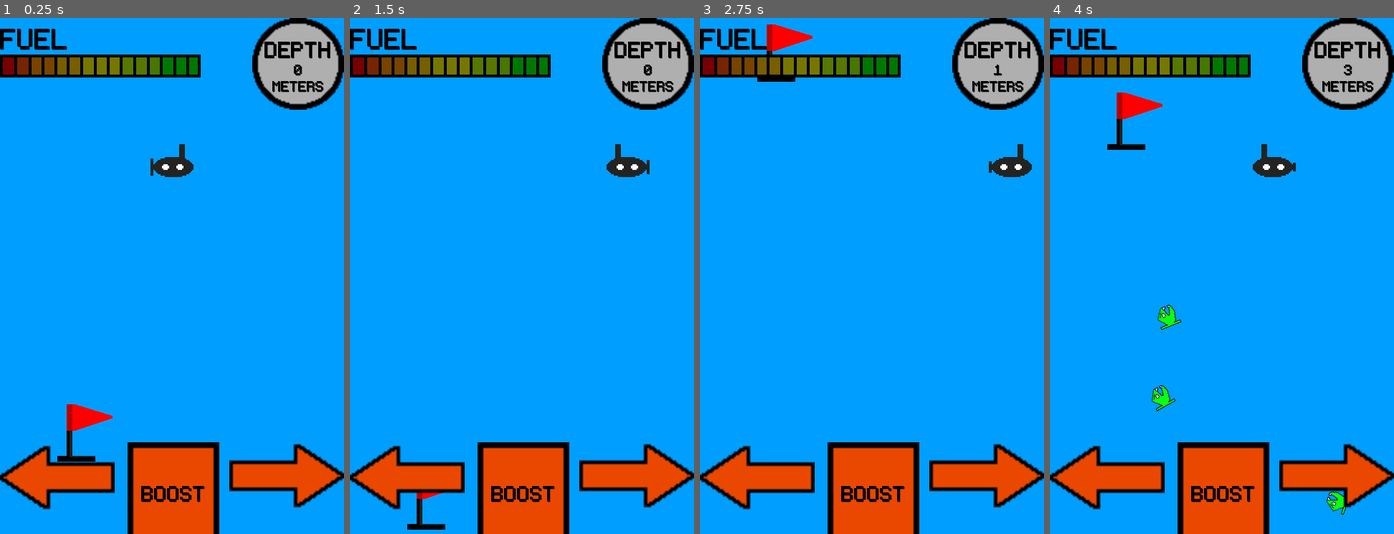
Above: before the commit, frames 1-4 (left to right).
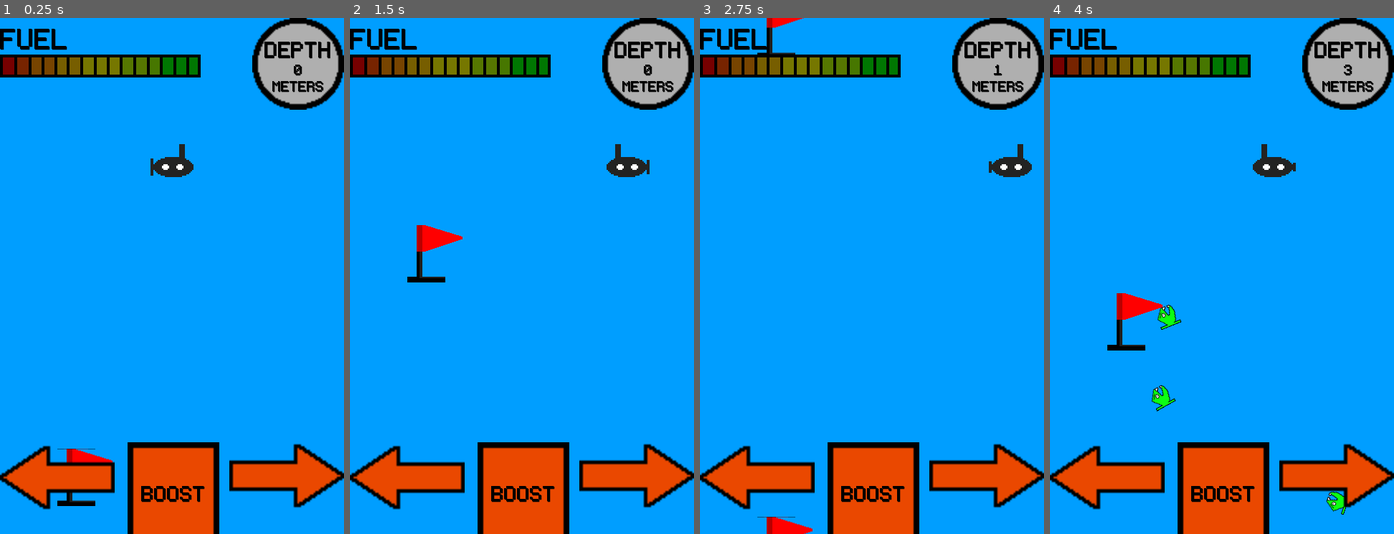
Above: after the commit, the same moments.

Repository: seb-navarro/Endless_Depth
Game: Godot game, scene res://Main/Main.tscn
The game is run twice, just before and just after one commit, with the same random seed, the same clock (stepped at 60 frames per second) and the same inputs.
Inputs:
- Up to frame 1 (0.25 s): no input
- Up to frame 2 (1.5 s): hold D (move_right) 0.53-1.28 s; hold A (move_left) from 1.28 s (still down)
- Up to frame 3 (2.75 s): release A (move_left) at 2.03 s; hold D (move_right) from 2.03 s (still down)
- Up to frame 4 (4 s): release D (move_right) at 3.53 s; hold A (move_left) from 3.53 s (still down)

The runs differ from the first frame. In frame 1, 0.9% of the frame differs, in the area x 16-33%, y 74-95%; in frame 2, 0.9%; in frame 3, 1.0%; in frame 4, 1.3%, in the area x 16-33%, y 14-65%.

Commit message:
changed background scrolling speed

Diff:
--- a/Background/parallax_background.gd
+++ b/Background/parallax_background.gd
@@ -1,6 +1,6 @@
 extends ParallaxBackground
 
-var scrolling_speed = -500
+var scrolling_speed = -250
 
 # Called when the node enters the scene tree for the first time.
 func _ready() -> void:
